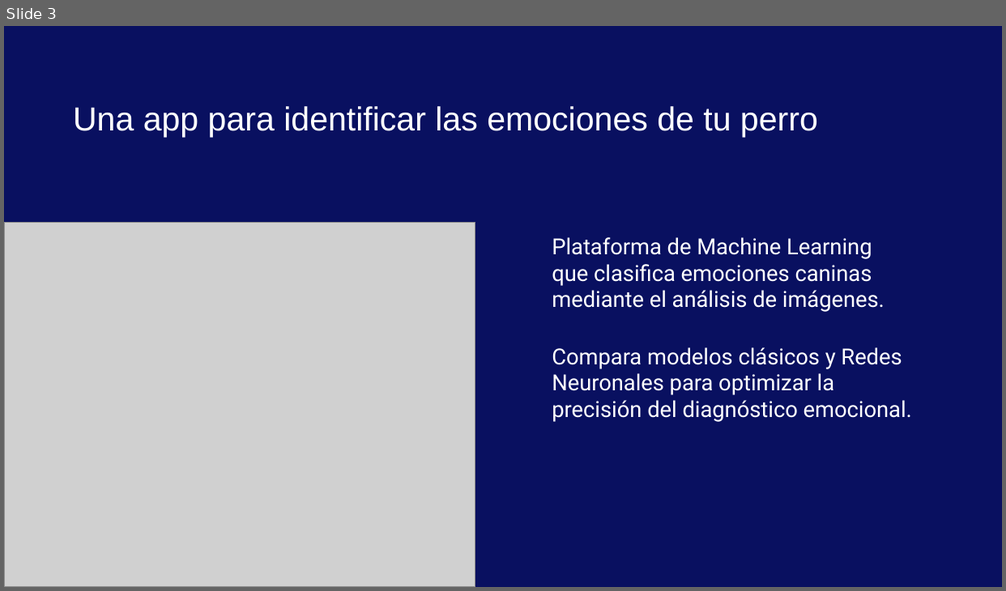
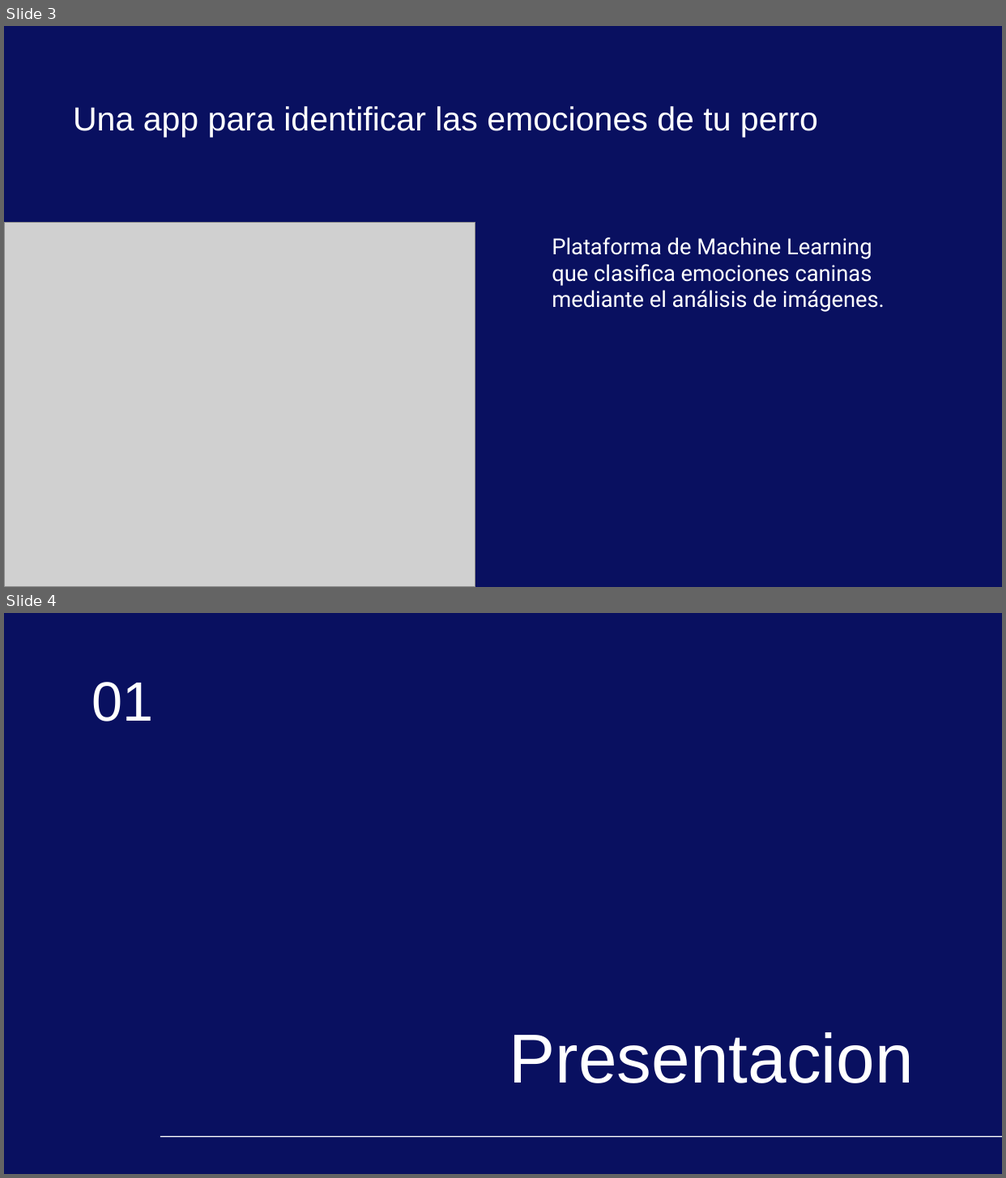
Before and after one commit to AGC79/proyecto_machine_learning_agc, a slide deck: docs/presentacion_app_ml.pptx. Shown one above the other, each under a label of ours: slide 3 before the commit, slides 3 and 4 after it. The pictures are 1006x591 and 1006x1178 pixels, drawn with LibreOffice and Linux fonts; fonts in the diff are those of the drawing; grey boxes stand for pictures; background and template pictures are left out. Boxes give left, top, right and bottom in pixels: in the first picture for what was removed or moved away, otherwise in the second. Text is boxed around its words. In the diff, an @@ line names an element or a change of style, - is before the commit and + after.

```diff
--- a/docs/presentacion_app_ml.pptx
+++ b/docs/presentacion_app_ml.pptx
@@ slide 4 added at box(4, 613, 1002, 1174), background picture (left out) @@
@@ title added at box(91, 682, 153, 722), 40 pt, text #FFFFFF @@
+01
@@ title added at box(509, 1033, 914, 1084), 50 pt, text #FFFFFF @@
+Presentacion
@@ line added from (160, 1137) to (1002, 1137), #FFFFFF 0.75 pt @@
@@ slide 3 changed as well @@
@@ subtitle at box(552, 348, 912, 422): paragraph removed @@
-Compara modelos clásicos y Redes Neuronales para optimizar la precisión del diagnóstico emocional.
```
Also in this commit, not shown: 2 other slides changed, 9 other slides added, 13 slides removed, 2 other files.
